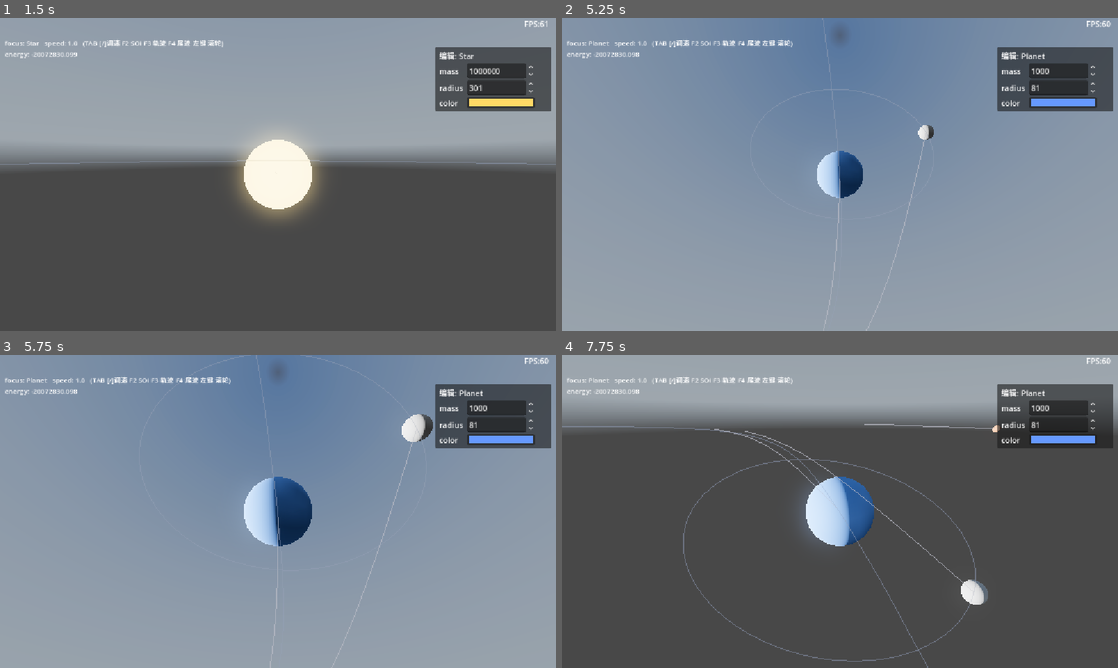
Above: before the commit, frames 1-4 (two rows, left to right).
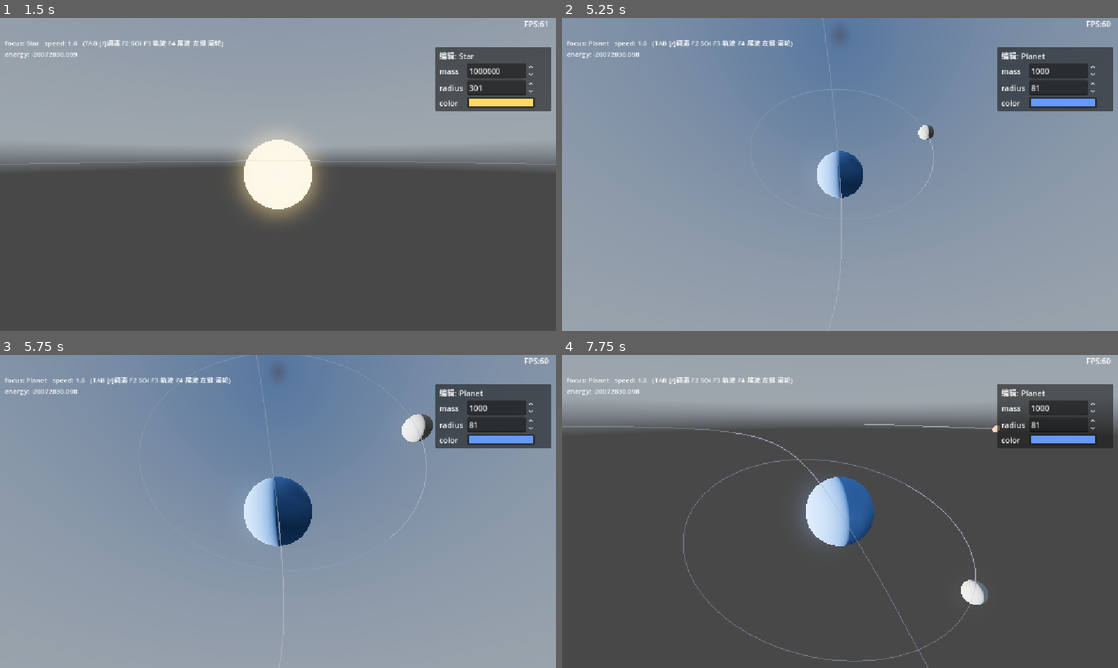
Above: after the commit, the same moments.

Repository: xiaobaibaix/stellar_era_godot
Game: Godot game, scene res://scenes/main.tscn
Same seed, same stepped clock (60 frames per second), same inputs: the game is played once before the commit and once after it. A sky picture missing from this copy of the repository is replaced by a grey-blue gradient.
Inputs (mouse positions are in pixels of both pictures, inside the frame that each line leads up to):
- Up to frame 1 (1.5 s): tap Enter at 0.5 s; move the mouse to (400, 158) at 0.52 s; hold D 0.53-1.25 s; hold Q 0.53-1.25 s; click (400, 158) at 0.67 s; tap Space at 0.77, 1.25 s; drag from (166, 190) to (250, 237) at 1.27 s
- Up to frame 2 (5.25 s): move the mouse to (895, 105) at 2.02 s; hold D 2.03-2.75 s; tap Shift at 2.1 s; drag from (812, 237) to (673, 127) at 2.77 s; move the mouse to (1006, 221) at 3.52 s; hold A 3.53-4.25 s; tap Enter at 3.6, 4.25 s; tap Space at 3.77 s; drag from (673, 127) to (756, 96) at 4.27 s; move the mouse to (867, 174) at 5.02 s; hold S from 5.03 s (still down); tap Tab at 5.1 s; click (867, 174) at 5.17 s
- Up to frame 3 (5.75 s): keep holding S
- Up to frame 4 (7.75 s): release S at 5.75 s; drag from (756, 433) to (728, 527) at 5.77 s; move the mouse to (962, 495) at 6.52 s; hold W 6.53-7.25 s; hold Q 6.53-7.25 s; tap Space at 6.77 s; drag from (728, 527) to (812, 574) at 7.27 s

Frame 1 is identical in both runs. In frame 2, 0.2% of the frame differs, in the area x 47-67%, y 37-100%; in frame 3, 0.3%; in frame 4, 0.3%, in the area x 27-75%, y 23-73%.

Commit message:
修复：轨迹线的父级关系调整

Diff:
--- a/celestial_system.gd
+++ b/celestial_system.gd
@@ -352,9 +352,18 @@
 		c._wvx = _bvx + c.body.vx
 		c._wvy = _bvy + c.body.vy
 		c._wvz = _bvz + c.body.vz
-		var wp := Vector3(c._wx, c._wy, c._wz)
-		if c._trail.is_empty() or (c._trail.back() as Vector3).distance_to(wp) > max(c.radius * 0.3, 5.0):
-			c._trail.append(wp)
+		# 拖尾存相对父级(dominant)的局部位置 → 显示绕中心的轨道形状, 非全局螺旋。
+		var ref_c: Celestial = _trail_reference(c)
+		var trx := 0.0
+		var tr_y := 0.0
+		var tr_z := 0.0
+		if ref_c != null:
+			trx = ref_c._wx
+			tr_y = ref_c._wy
+			tr_z = ref_c._wz
+		var rel := Vector3(c._wx - trx, c._wy - tr_y, c._wz - tr_z)
+		if c._trail.is_empty() or (c._trail.back() as Vector3).distance_to(rel) > max(c.radius * 0.3, 5.0):
+			c._trail.append(rel)
 			if c._trail.size() > 400:
 				c._trail.remove_at(0)
 	for sub in child_systems:
@@ -540,6 +549,7 @@
 		from.remove_child(c)
 	if c.get_parent() == null:
 		to.add_child(c)
+	c._trail.clear()   # 参考体随 owner 变, 清空避免错位
 	print("[SOI] %s: %s -> %s" % [c.name, from.name, to.name])
 
 
@@ -646,6 +656,7 @@
 	# 4) 节点挂到 to(视觉位置每帧由物理驱动, 此处只为层级一致)
 	if sub.get_parent() == null:
 		to.add_child(sub)
+	_clear_trails_in(sub)   # sub 父链变 → 内部天体参考体变, 清空避免错位
 	print("[SOI-init] %s: %s -> %s (上抛到父, 受多源引力)" % [sub.name, from.name, to.name])
 
 
@@ -749,6 +760,25 @@
 		out.append(c)
 	for sub in sys.child_systems:
 		_collect_celestials(sub, out)
+
+
+# 天体 c 的拖尾参考体(它绕的中心): 从 c.owner_system 向上找第一个 dominant != c 的系统。
+# Moon→Planet, Planet(子系统主)→Star, Star(恒星系主)→群质心(null=原点)。拖尾存相对它的位置。
+func _trail_reference(c: Celestial) -> Celestial:
+	var sys: CelestialSystem = c.owner_system
+	while sys != null:
+		if sys.dominant != null and sys.dominant != c:
+			return sys.dominant
+		sys = sys.parent_system
+	return null
+
+
+# 清空 sys 子树内所有天体的拖尾(子系统移交后父链变 → 参考体变, 历史拖尾会错位)。
+func _clear_trails_in(sys: CelestialSystem) -> void:
+	for c in sys.members:
+		c._trail.clear()
+	for sub in sys.child_systems:
+		_clear_trails_in(sub)
 
 
 func _build_soi_visuals_all() -> void:
@@ -956,13 +986,22 @@
 		return
 	var positions := PackedVector3Array()
 	for c in _all_celestials():
+		# trail 点相对父级(dominant), 显示时加参考当前世界位 → 拖尾跟随中心、形状是局部轨道。
+		var ref_c: Celestial = _trail_reference(c)
+		var rx := 0.0
+		var ry := 0.0
+		var rz := 0.0
+		if ref_c != null:
+			rx = ref_c._wx
+			ry = ref_c._wy
+			rz = ref_c._wz
 		var tr: Array = c._trail
 		var n: int = tr.size()
 		for i in range(n - 1):
 			var p0: Vector3 = tr[i]
 			var p1: Vector3 = tr[i + 1]
-			positions.append(Vector3(p0.x - ox, p0.y - oy, p0.z - oz))
-			positions.append(Vector3(p1.x - ox, p1.y - oy, p1.z - oz))
+			positions.append(Vector3(p0.x + rx - ox, p0.y + ry - oy, p0.z + rz - oz))
+			positions.append(Vector3(p1.x + rx - ox, p1.y + ry - oy, p1.z + rz - oz))
 	var arr_mesh := ArrayMesh.new()
 	var arrays: Array = []
 	arrays.resize(Mesh.ARRAY_MAX)
